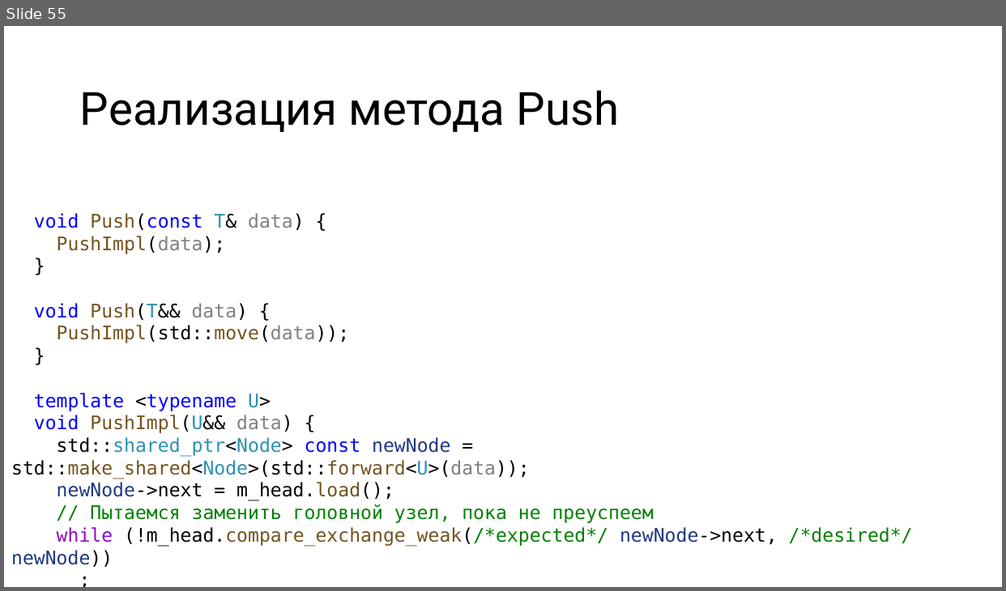
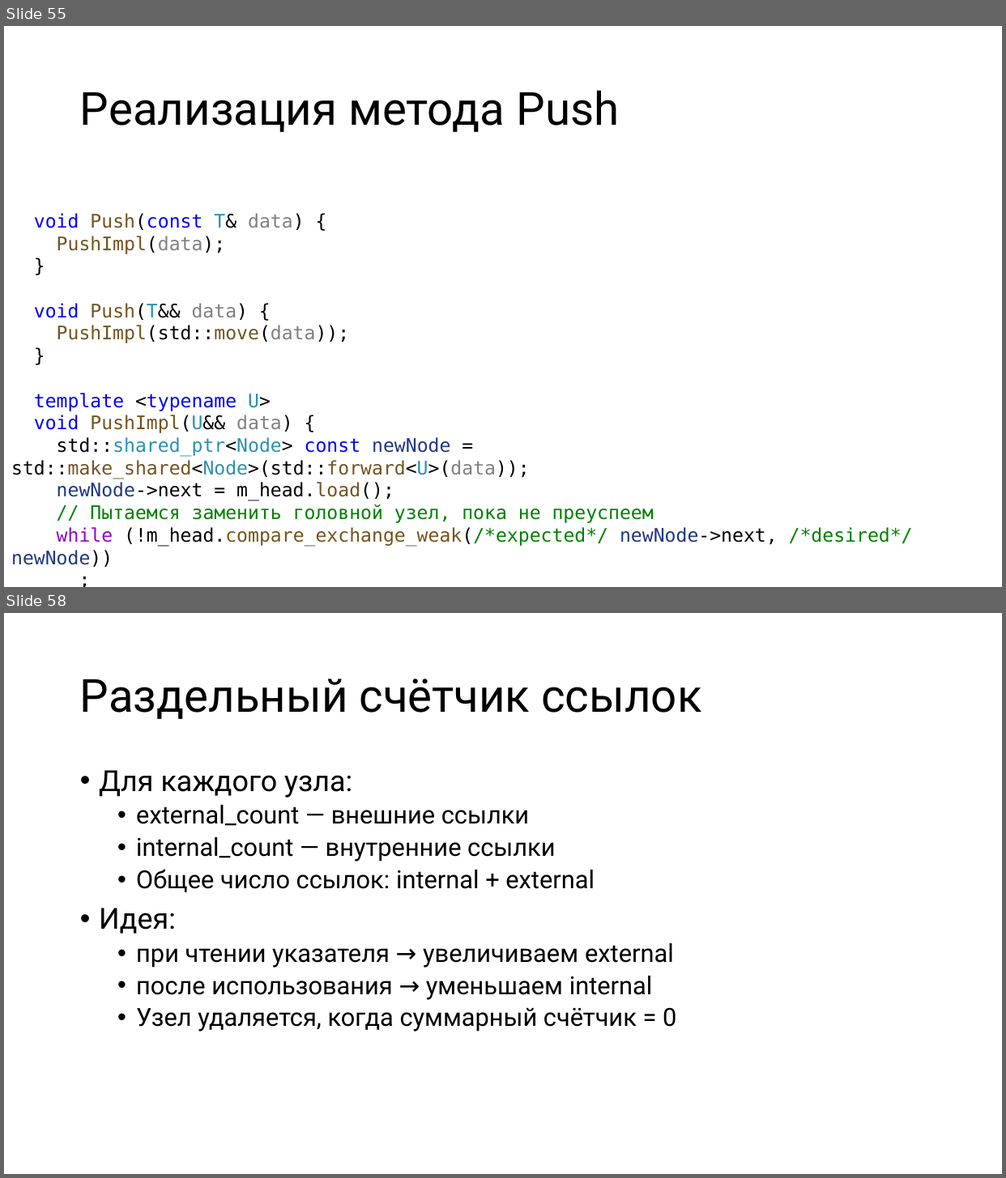
Before and after one commit to alexey-malov/pc, a slide deck: lectures/11/Lock-free алгоритмы и структуры данных.pptx. Shown one above the other, each under a label of ours: slide 55 before the commit, slides 55 and 58 after it; the slides between them are not shown. The pictures are 1006x591 and 1006x1178 pixels, drawn with LibreOffice and Linux fonts; fonts in the diff are those of the drawing. Boxes give left, top, right and bottom in pixels: in the first picture for what was removed or moved away, otherwise in the second. Text is boxed around its words. In the diff, an @@ line names an element or a change of style, - is before the commit and + after.

```diff
--- a/lectures/11/Lock-free алгоритмы и структуры данных.pptx
+++ b/lectures/11/Lock-free алгоритмы и структуры данных.pptx
@@ slide 58 added at [4,613,1002,1174], background #FFFFFF @@
@@ title added at [80,679,701,719], 44 pt, text #000000 @@
+Раздельный счётчик ссылок
@@ text added at [99,770,676,1032], 24 pt, text #000000 @@
+• Для каждого узла:
+  • external_count — внешние ссылки
+  • internal_count — внутренние ссылки
+  • Общее число ссылок: internal + external
+• Идея:
+  • при чтении указателя → увеличиваем external
+  • после использования → уменьшаем internal
+  • Узел удаляется, когда суммарный счётчик = 0
```
Also in this commit, not shown: 4 slides changed, 12 other slides added.
